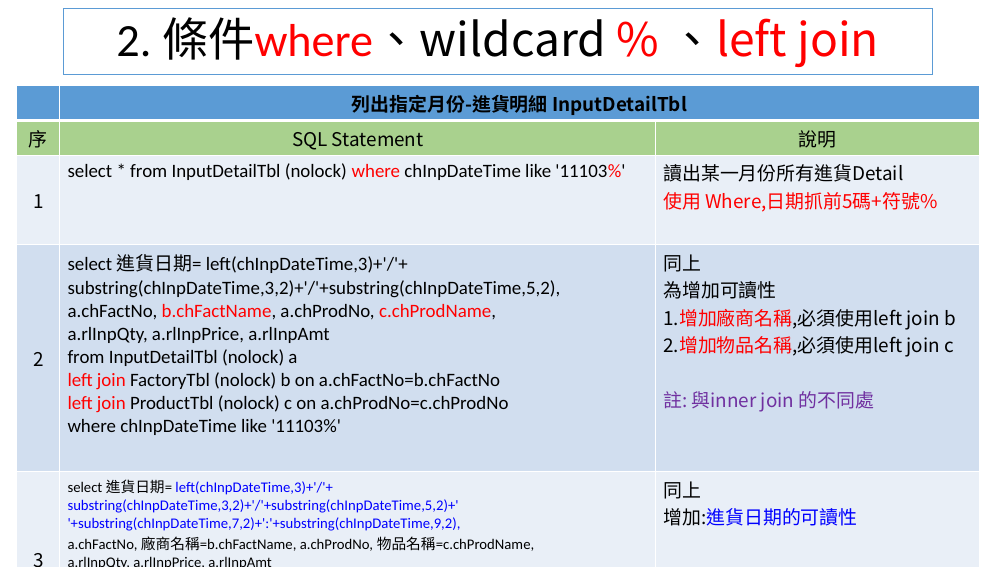
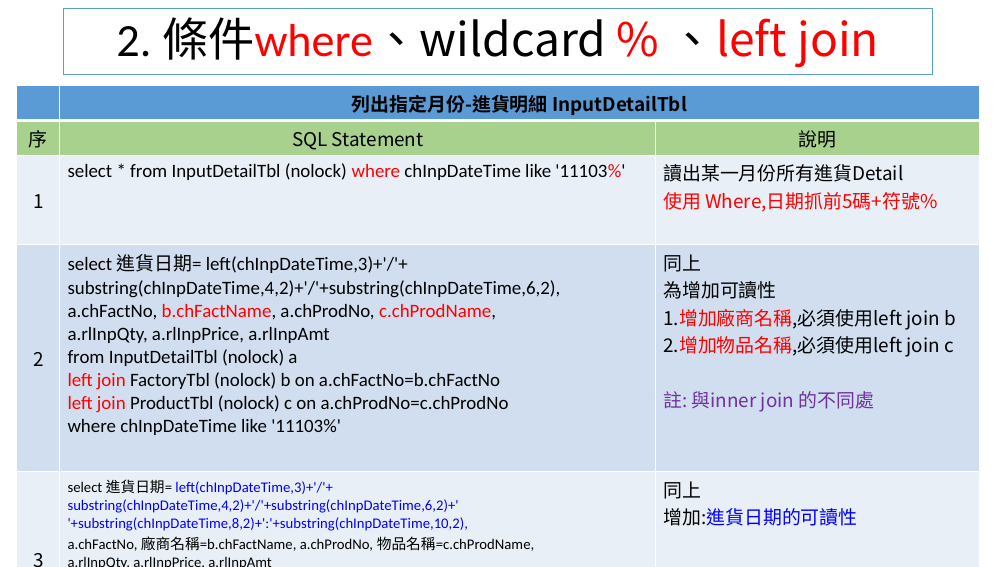
Before and after one commit to chih-chengwu/NET-Programming-MD, a slide deck: slide 4 of 資料庫_說明文件/d.常用(必備)SQL語法_2-使用MSSQL_SERVER.pptx. Drawn at 1008x567 pixels with LibreOffice and Linux fonts; fonts in the diff are those of the drawing. Boxes give left, top, right and bottom in pixels: in the first picture for what was removed or moved away, otherwise in the second. Text is boxed around its words. In the diff, an @@ line names an element or a change of style, - is before the commit and + after.

```diff
--- a/資料庫_說明文件/d.常用(必備)SQL語法_2-使用MSSQL_SERVER.pptx
+++ b/資料庫_說明文件/d.常用(必備)SQL語法_2-使用MSSQL_SERVER.pptx
@@ table at [17,85,979,555] @@
-row 4, column 2: select 進貨日期= left(chInpDateTime,3)+'/'+ substring(chInpDateTime,3,2)+'/'+substring(chInpDateTime,5,2), / a.chFactNo, b.chFactName, a.chProdNo, c.chProdName, / a.rlInpQty, a.rlInpPrice, a.rlInpAmt / from InputDetailTbl (nolock) a / left join FactoryTbl (nolock) b on a.chFactNo=b.chFactNo / left join ProductTbl (nolock) c on a.chProdNo=c.chProdNo / where chInpDateTime like '11103%'
+row 4, column 2: select 進貨日期= left(chInpDateTime,3)+'/'+ substring(chInpDateTime,4,2)+'/'+substring(chInpDateTime,6,2), / a.chFactNo, b.chFactName, a.chProdNo, c.chProdName, / a.rlInpQty, a.rlInpPrice, a.rlInpAmt / from InputDetailTbl (nolock) a / left join FactoryTbl (nolock) b on a.chFactNo=b.chFactNo / left join ProductTbl (nolock) c on a.chProdNo=c.chProdNo / where chInpDateTime like '11103%'
-row 5, column 2: select 進貨日期= left(chInpDateTime,3)+'/'+ substring(chInpDateTime,3,2)+'/'+substring(chInpDateTime,5,2)+' '+substring(chInpDateTime,7,2)+':'+substring(chInpDateTime,9,2), / a.chFactNo, 廠商名稱=b.chFactName, a.chProdNo, 物品名稱=c.chProdName, / a.rlInpQty, a.rlInpPrice, a.rlInpAmt / from InputDetailTbl (nolock) a / left join FactoryTbl (nolock) b on a.chFactNo=b.chFactNo / left join ProductTbl (nolock) c on a.chProdNo=c.chProdNo / where chInpDateTime like '11103%'
+row 5, column 2: select 進貨日期= left(chInpDateTime,3)+'/'+ substring(chInpDateTime,4,2)+'/'+substring(chInpDateTime,6,2)+' '+substring(chInpDateTime,8,2)+':'+substring(chInpDateTime,10,2), / a.chFactNo, 廠商名稱=b.chFactName, a.chProdNo, 物品名稱=c.chProdName, / a.rlInpQty, a.rlInpPrice, a.rlInpAmt / from InputDetailTbl (nolock) a / left join FactoryTbl (nolock) b on a.chFactNo=b.chFactNo / left join ProductTbl (nolock) c on a.chProdNo=c.chProdNo / where chInpDateTime like '11103%'
```
Also in this commit, not shown: 1 other slide changed, 4 other files.
